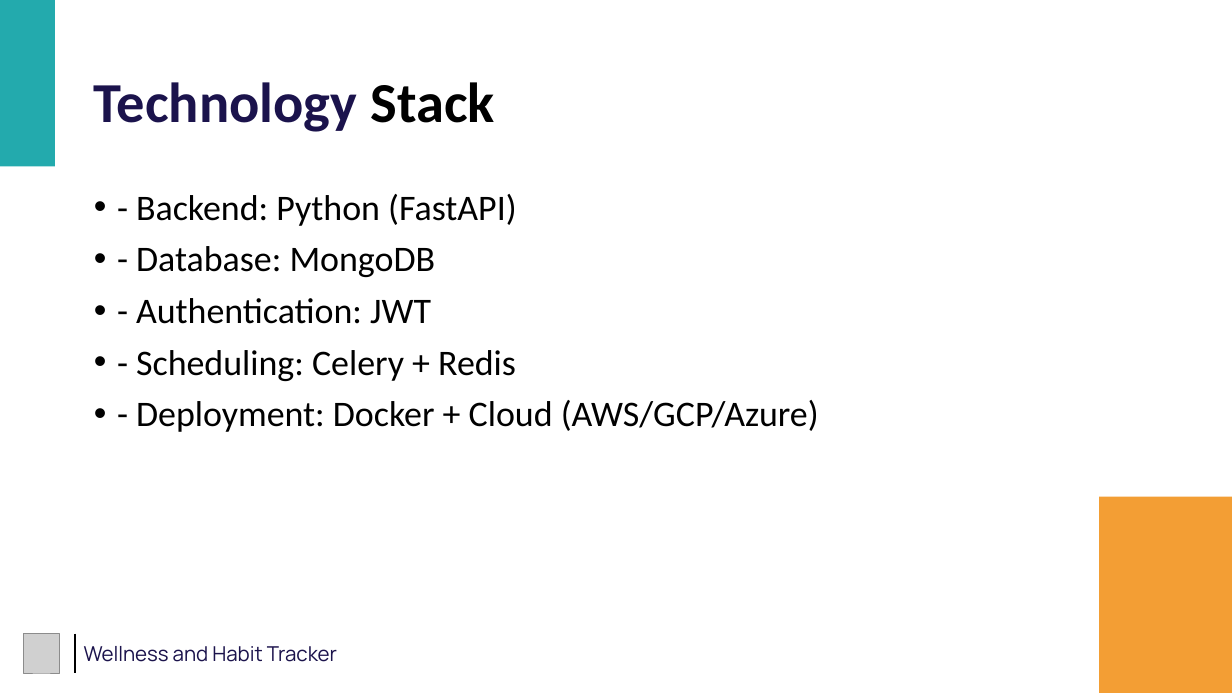
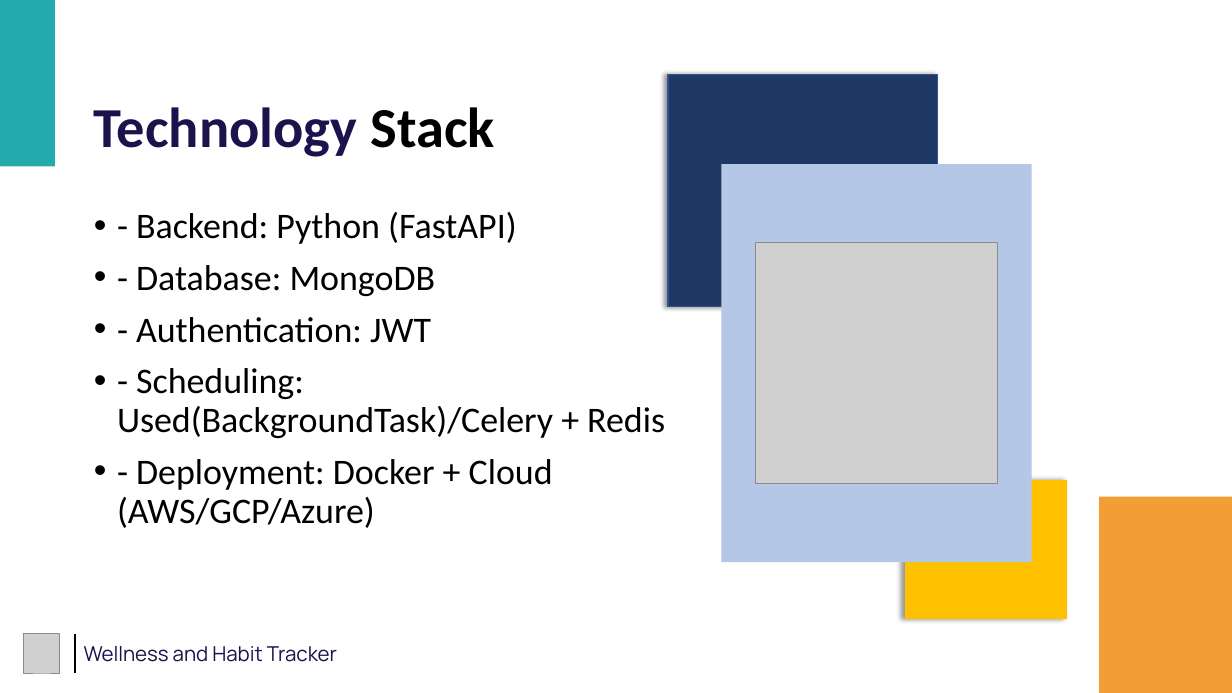
Before and after one commit to vaishnav2002-rma/wellness_habit_tracker, a slide deck: slide 5 of ZennialPro_Project_PPT.pptx. Drawn at 1232x693 pixels with LibreOffice and Linux fonts; fonts in the diff are those of the drawing; grey boxes stand for pictures. Boxes give left, top, right and bottom in pixels: in the first picture for what was removed or moved away, otherwise in the second. Text is boxed around its words. In the diff, an @@ line names an element or a change of style, - is before the commit and + after.

```diff
--- a/ZennialPro_Project_PPT.pptx
+++ b/ZennialPro_Project_PPT.pptx
@@ title "Technology Stack": place and size @@
-title "Technology Stack" at box(94, 82, 495, 132)
+title "Technology Stack" at box(94, 107, 495, 157)
@@ rectangle added at box(668, 74, 937, 307), fill #203864, outline #2F5597 1 pt @@
@@ rectangle added at box(722, 165, 1032, 563), fill #B4C7E7 @@
@@ text "- Backend: Python (FastAPI)": place and size @@
-text "- Backend: Python (FastAPI)" at box(136, 194, 819, 432)
+text "- Backend: Python (FastAPI)" at box(117, 212, 665, 528)
@@ picture added at box(756, 243, 997, 484) @@
@@ text at box(117, 368, 665, 438): text changed @@
-• - Scheduling: Celery + Redis
+• - Scheduling: Used(BackgroundTask)/Celery + Redis
@@ rectangle added at box(906, 481, 1067, 618), fill #FFC000, outline #FFC000 1 pt @@
```
Also in this commit, not shown: 9 other slides changed, 2 slides added, 4 other files.
